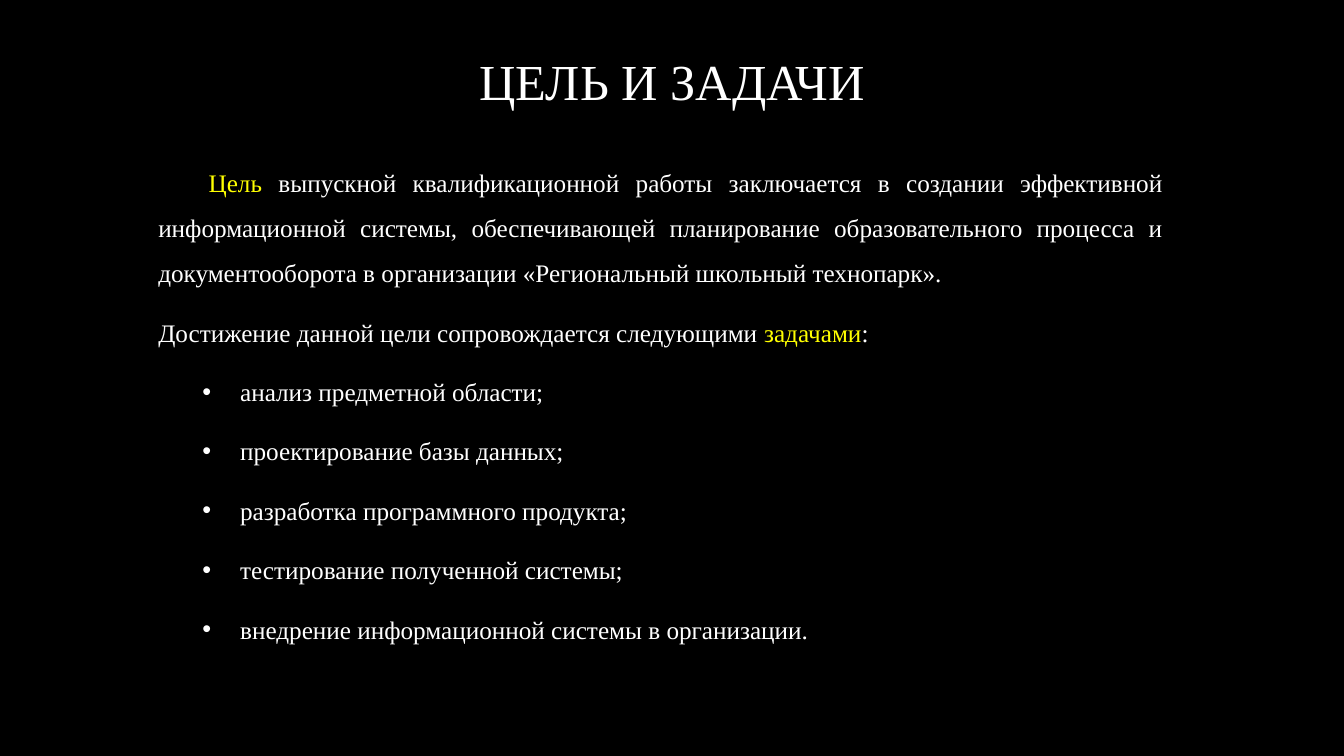
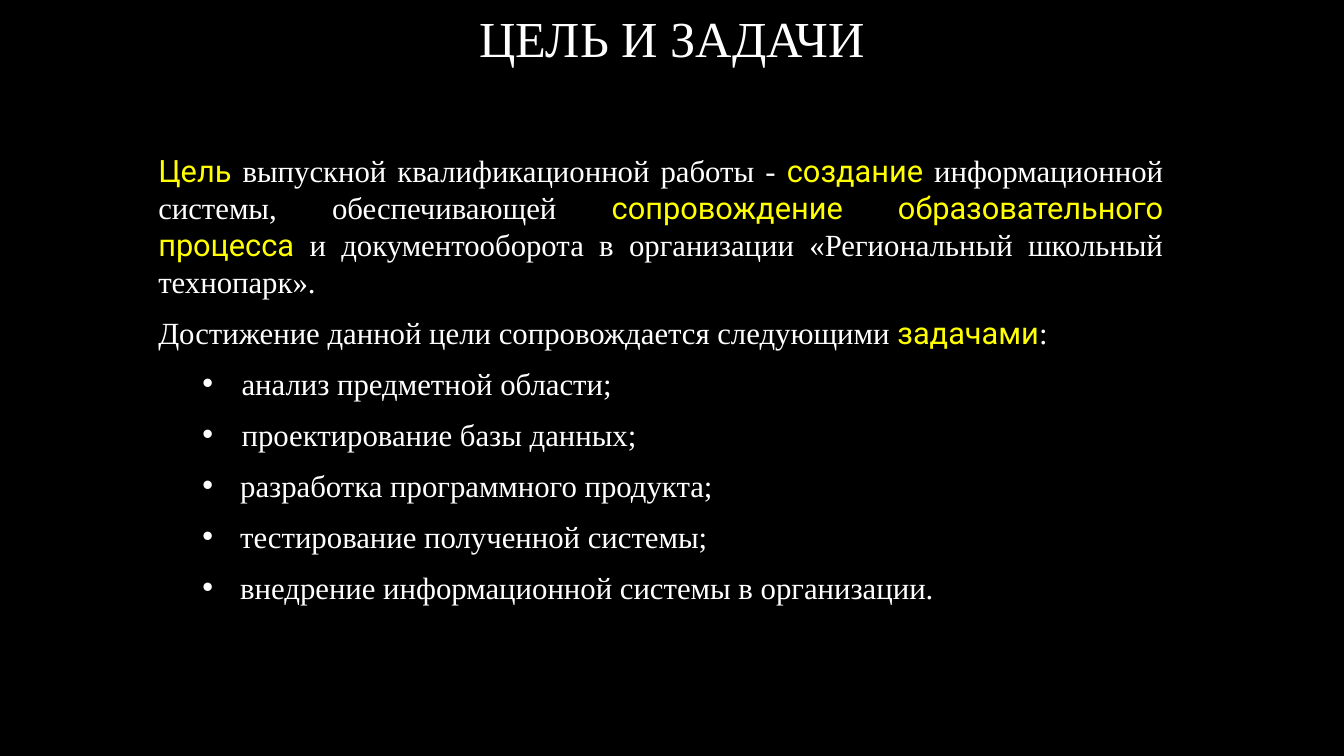
Before and after one commit to RAdKuzur/ASTU, a slide deck: slide 10 of Дипломная работа/Презентация Курсовая.pptx (slide 12 before the commit). Drawn at 1344x756 pixels with LibreOffice and Linux fonts; fonts in the diff are those of the drawing; background and template pictures are left out. Boxes give left, top, right and bottom in pixels: in the first picture for what was removed or moved away, otherwise in the second. Text is boxed around its words. In the diff, an @@ line names an element or a change of style, - is before the commit and + after.

```diff
--- a/Дипломная работа/Презентация Курсовая.pptx
+++ b/Дипломная работа/Презентация Курсовая.pptx
@@ title "ЦЕЛЬ И ЗАДАЧИ": place and size @@
-title "ЦЕЛЬ И ЗАДАЧИ" at (479, 66, 865, 110)
+title "ЦЕЛЬ И ЗАДАЧИ" at (479, 23, 865, 68)
@@ text at (158, 160, 1163, 299): text changed; size 18 to 22 pt @@
-Цель выпускной квалификационной работы заключается в создании эффективной информационной системы, обеспечивающей планирование образовательного процесса и документооборота в организации «Региональный школьный технопарк».
+Цель выпускной квалификационной работы - создание информационной системы, обеспечивающей сопровождение образовательного процесса и документооборота в организации «Региональный школьный технопарк».
@@ text at (158, 323, 1047, 605): size 18 to 22 pt in "Достижение данной цели сопровождается следующими задачами:", "анализ предметной области;", "проектирование базы данных;", "разработка программного продукта;" and 2 more places; font Times New Roman to Roboto in "задачами:"; line spacing 1.5 to 1 @@
```
Also in this commit, not shown: 13 other slides changed, 1 slide added, 2 slides removed, 1 other file.
